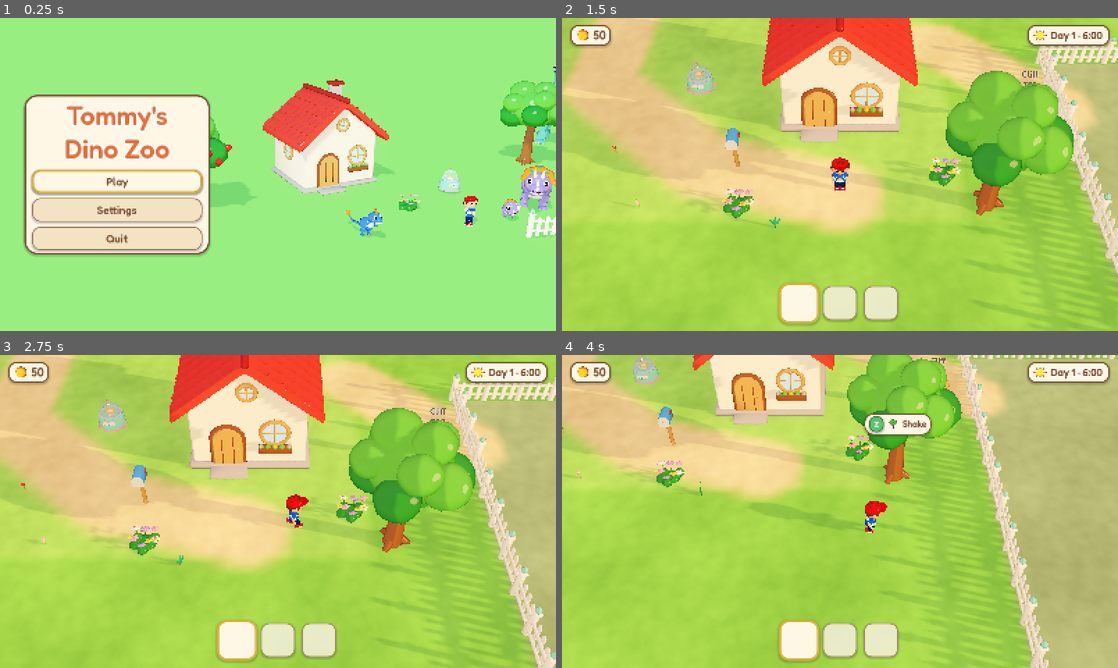
Above: before the commit, frames 1-4 (two rows, left to right).
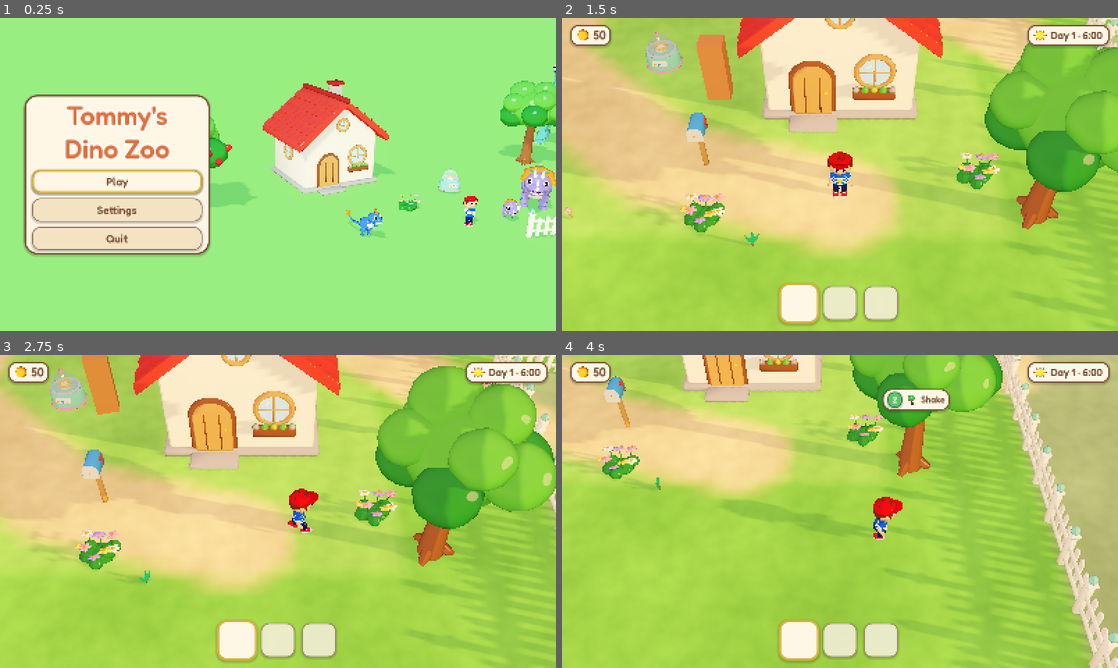
Above: after the commit, the same moments.

Repository: charliejgallo/TommysDinoZoo
Game: Godot game, scene res://scenes/title.tscn
Two runs of this game, one before a commit and one after it. Both use one fixed random seed, a clock stepped at 60 frames per second and the inputs below.
Inputs (mouse positions are in pixels of both pictures, inside the frame that each line leads up to):
- Up to frame 1 (0.25 s): no input
- Up to frame 2 (1.5 s): click "Play" at 0.5 s; click "1 · New farm" at 1.25 s
- Up to frame 3 (2.75 s): tap Enter (ui_accept) at 2, 2.27 s; move the mouse to (400, 495) at 2.02 s; hold Right (ui_right) from 2.03 s (still down); tap Z at 2.1 s; click (400, 495) at 2.17 s
- Up to frame 4 (4 s): move the mouse to (728, 527) at 2.77 s; release Right (ui_right) at 2.78 s; hold Down (ui_down) 2.78-3.53 s; tap Space at 2.85 s; tap Enter (ui_accept) at 3.02 s; move the mouse to (895, 442) at 3.52 s; hold Right (ui_right) from 3.53 s (still down); tap Keypad Enter at 3.6 s

The runs differ from the first frame. In frame 1, less than 0.1% of the frame differs, in the area x 63-100%, y 16-68%; in frame 2, 40%; in frame 3, 43%, in the area x 0-100%, y 0-100%; in frame 4, 30%.

Commit message:
Neighbours (Nat, Juampi, Juan, visiting kids) with dialogs, tips and dino facts; camera distance setting
Co-Authored-By: Claude Opus 5.5 <noreply@anthropic.com>

Diff:
--- a/game/scripts/core/game.gd
+++ b/game/scripts/core/game.gd
@@ -23,7 +23,11 @@
 	"guide_arrow": true,
 	"fullscreen": false,
 	"text_scale": 1.0,
+	"camera": 1,          # index into CAMERA_ZOOMS
 }
+
+## Camera distance presets (Settings > Camera): very close .. far
+const CAMERA_ZOOMS := [0.58, 0.75, 1.0, 1.3]
 
 var slot := 0
 var day := 1
--- a/game/scripts/ui/menus.gd
+++ b/game/scripts/ui/menus.gd
@@ -162,6 +162,8 @@
 	_stepper(vb, "set.day_length", Game.DAY_CHOICES.map(func(m): return tr("set.minutes") % m),
 		Game.DAY_CHOICES.find(int(Game.settings.day_minutes)),
 		func(i): Game.settings.day_minutes = Game.DAY_CHOICES[i])
+	_stepper(vb, "set.camera", ["set.cam_0", "set.cam_1", "set.cam_2", "set.cam_3"].map(func(k): return tr(k)),
+		int(Game.settings.camera), func(i): Game.settings.camera = i)
 	var locs := Lang.languages.keys()
 	locs.sort()
 	var cur: String = Game.settings.locale if Game.settings.locale != "" else TranslationServer.get_locale().substr(0, 2)
@@ -426,3 +428,89 @@
 		on_yes.call())
 	_button(vb, tr("menu.no"), back)
 	_focus_first(vb)
+
+# ---------------------------------------------------------------- dialog
+
+## A speech box at the bottom: the speaker's name, the text typing out, A to
+## go on; after the last line, optional choices ([label, callable]) and Bye.
+func show_dialog(speaker: String, lines: Array, choices: Array, on_close: Callable) -> void:
+	get_tree().paused = true
+	while not _stack.is_empty():
+		_stack.pop_back().queue_free()
+	var holder := Control.new()
+	holder.set_anchors_preset(Control.PRESET_FULL_RECT)
+	_root.add_child(holder)
+	_stack.append(holder)
+	var panel := PanelContainer.new()
+	panel.set_anchors_and_offsets_preset(Control.PRESET_CENTER_BOTTOM)
+	panel.offset_left = -560
+	panel.offset_right = 560
+	panel.offset_top = -330
+	panel.offset_bottom = -170
+	holder.add_child(panel)
+	var vb := VBoxContainer.new()
+	vb.add_theme_constant_override("separation", 10)
+	panel.add_child(vb)
+	var name_l := Label.new()
+	name_l.text = speaker
+	name_l.add_theme_color_override("font_color", UiTheme.ORANGE)
+	name_l.add_theme_font_size_override("font_size", 30)
+	vb.add_child(name_l)
+	var text := Label.new()
+	text.autowrap_mode = TextServer.AUTOWRAP_WORD_SMART
+	text.custom_minimum_size = Vector2(1060, 70)
+	text.add_theme_font_size_override("font_size", 30)
+	vb.add_child(text)
+	var row := HBoxContainer.new()
+	row.add_theme_constant_override("separation", 12)
+	row.alignment = BoxContainer.ALIGNMENT_END
+	vb.add_child(row)
+	var state := {"i": 0}
+	var finish := func():
+		if _stack.has(holder):
+			_stack.erase(holder)
+		holder.queue_free()
+		get_tree().paused = false
+		on_close.call()
+	var show_line := func(self_ref: Callable):
+		for c in row.get_children():
+			c.queue_free()
+		text.text = lines[state.i]
+		text.visible_ratio = 0.0
+		var tw := create_tween()
+		tw.tween_property(text, "visible_ratio", 1.0, clampf(text.text.length() * 0.02, 0.3, 1.6))
+		Sfx.play("ui_move", 0.1, -10.0)
+		var last: bool = state.i >= lines.size() - 1
+		if not last:
+			var nb := Button.new()
+			nb.text = "▶"
+			nb.custom_minimum_size = Vector2(110, 56)
+			nb.pressed.connect(func():
+				state.i += 1
+				self_ref.call(self_ref))
+			row.add_child(nb)
+			nb.grab_focus.call_deferred()
+			return
+		var first: Button = null
+		for ch in choices:
+			var b := Button.new()
+			b.text = ch[0]
+			b.custom_minimum_size = Vector2(0, 56)
+			var cb: Callable = ch[1]
+			b.pressed.connect(func():
+				Sfx.play("ui")
+				if _stack.has(holder):
+					_stack.erase(holder)
+				holder.queue_free()
+				get_tree().paused = false
+				cb.call())
+			row.add_child(b)
+			if first == null:
+				first = b
+		var bye := Button.new()
+		bye.text = tr("dlg.bye")
+		bye.custom_minimum_size = Vector2(140, 56)
+		bye.pressed.connect(finish)
+		row.add_child(bye)
+		(first if first else bye).grab_focus.call_deferred()
+	show_line.call(show_line)
--- /dev/null
+++ b/game/scripts/world/npc.gd
@@ -0,0 +1,177 @@
+class_name Npc
+extends CharacterBody3D
+## A neighbour: Doctora Nat (eggs and dino facts), Tío Juampi (tips on the
+## day's missions and a hand with things), Abuelo Juan (the shop stand) and
+## visiting kids (small requests; they leave coins when the dinos are happy).
+## They stroll between a few spots of their own during the day and go home
+## at dusk. Everything they say comes from the language files.
+
+const WALK := 1.3
+
+var id := ""              # nat, juampi, juan, kid
+var model_name := ""
+var spots: Array = []     # Vector3 places they like
+var home := Vector3.ZERO
+var model: Node3D
+var rig: AnimRig
+var _goal := Vector3.ZERO
+var _moving := false
+var _wait := 0.0
+var _facing := 0.0
+var _talking := false
+var _leaving := false
+var want := ""            # kids: the item they asked for
+var asked := false
+
+func setup(nid: String, mname: String, at: Vector3, places: Array) -> void:
+	id = nid
+	model_name = mname
+	position = at
+	home = at
+	spots = places
+
+func _ready() -> void:
+	add_to_group("npcs")
+	add_to_group("interact")
+	collision_layer = 4
+	collision_mask = 1 | 8
+	var col := CollisionShape3D.new()
+	var cap := CapsuleShape3D.new()
+	cap.radius = 0.3
+	cap.height = 1.2
+	col.shape = cap
+	col.position.y = 0.6
+	add_child(col)
+	model = Content.instance_model(model_name, Vector3(0.5, 1.4, 0.4), Color(0.9, 0.6, 0.4))
+	add_child(model)
+	rig = AnimRig.new(model)
+	_wait = randf_range(0.5, 3.0)
+
+func display_name() -> String:
+	return tr("npc." + id)
+
+func _physics_process(dt: float) -> void:
+	rig.tick()
+	if _talking:
+		rig.loop("talk")
+		return
+	if Game.hour >= 19.0 and not _leaving and id != "kid":
+		_leaving = true
+		_go(home)
+	if _moving:
+		var d := _goal - global_position
+		d.y = 0
+		if d.length() < 0.3:
+			_moving = false
+			_wait = randf_range(3.0, 8.0)
+			if _leaving and id == "kid":
+				queue_free()
+		else:
+			var want_yaw := atan2(d.x, d.z)
+			_facing = lerp_angle(_facing, want_yaw, 1.0 - exp(-8.0 * dt))
+			model.rotation.y = _facing
+			velocity = Vector3(sin(_facing), 0, cos(_facing)) * WALK
+			move_and_slide()
+			global_position.y = 0
+			rig.loop("walk", WALK / 1.6)
+			return
+	rig.loop("idle")
+	_wait -= dt
+	if _wait <= 0.0 and not _leaving and not spots.is_empty() and Dev.arg("still") == "":
+		var p: Vector3 = spots[randi() % spots.size()]
+		_go(p + Vector3(randf_range(-1.2, 1.2), 0, randf_range(-1.2, 1.2)))
+
+func _go(p: Vector3) -> void:
+	_goal = p
+	_moving = true
+
+func leave(exit: Vector3) -> void:
+	_leaving = true
+	_go(exit)
+
+func face(p: Vector3) -> void:
+	var d := p - global_position
+	if Vector2(d.x, d.z).length() > 0.05:
+		_facing = atan2(d.x, d.z)
+		model.rotation.y = _facing
+
+# ---------------------------------------------------------------- talking
+
+func interact_point() -> Vector3:
+	return global_position + Vector3(0, 0.8, 0)
+
+func interact_info(p: Player) -> Dictionary:
+	if id == "kid" and want != "" and p.held() == want:
+		return {"verb": "give_kid", "icon": "feed", "priority": 3}
+	return {"verb": "talk", "icon": "talk", "priority": 2}
+
+func interact(p: Player, info: Dictionary) -> void:
+	face(p.global_position)
+	_moving = false
+	var w := get_tree().get_first_node_in_group("world")
+	if info.verb == "give_kid":
+		p.take_held()
+		p.anim_once("give")
+		rig.once("happy")
+		var coins := 15 + randi_range(0, 3) * 5
+		Game.add_coins(coins)
+		Game.count("kid_gifts")
+		Sfx.play("coins")
+		w.toast(tr("kid.thanks") % coins, "coin")
+		want = ""
+		return
+	_talking = true
+	p.anim_once("wave")
+	var done := func():
+		_talking = false
+		_wait = 2.0
+	match id:
+		"juampi":
+			w.menus.show_dialog(display_name(), [_juampi_tip()], [
+				[tr("dlg.another_tip"), func(): w.menus.show_dialog(display_name(), [_general_tip()], [], done)],
+			], done)
+		"nat":
+			w.menus.show_dialog(display_name(), [tr("nat.hello")], [
+				[tr("dlg.buy_eggs"), func():
+					done.call()
+					w.menus.show_shop(w, p, 3)],
+				[tr("dlg.dino_fact"), func(): w.menus.show_dialog(display_name(), [_fact()], [], done)],
+			], done)
+		"juan":
+			w.menus.show_dialog(display_name(), [tr("juan.hello")], [
+				[tr("dlg.shop"), func():
+					done.call()
+					w.menus.show_shop(w, p, 0)],
+			], done)
+		"kid":
+			if want == "":
+				w.menus.show_dialog(display_name(), [tr("kid.happy")], [], done)
+			else:
+				asked = true
+				w.menus.show_dialog(display_name(), [tr("kid.want") % Content.item_name(want)], [], done)
+
+func _juampi_tip() -> String:
+	# a tip for the first unfinished mission of the day, else a general one
+	for m in Missions.today:
+		if not m.claimed and not Missions.is_done(m):
+			var key := "tip." + str(m.id)
+			if tr(key) != key:
+				return tr("juampi.about") % Missions.text(m) + "\n" + tr(key)
+	return _general_tip()
+
+func _general_tip() -> String:
+	var n := 1
+	while tr("tip.general_%d" % (n + 1)) != "tip.general_%d" % (n + 1):
+		n += 1
+	return tr("tip.general_%d" % randi_range(1, n))
+
+func _fact() -> String:
+	var w := get_tree().get_first_node_in_group("world")
+	var have := []
+	for d in w.get_tree().get_nodes_in_group("dinos"):
+		if not (d.species in have):
+			have.append(d.species)
+	if have.is_empty():
+		have = Content.dinos.keys()
+	var sp: String = have[randi() % have.size()]
+	return "%s: %s" % [Content.dino_name(sp), tr("fact." + sp)]
--- a/game/scripts/world/world.gd
+++ b/game/scripts/world/world.gd
@@ -24,6 +24,7 @@
 var _dinos_root: Node3D
 var _items_root: Node3D
 var _fences_root: Node3D
+var _npcs_root: Node3D
 var _noise_tex: NoiseTexture2D
 var _sleeping := false
 var menus: Menus
@@ -68,6 +69,7 @@
 	_dinos_root = _child("Dinos")
 	_items_root = _child("Items")
 	_fences_root = _child("Fences")
+	_npcs_root = _child("Npcs")
 	_pond_setup()
 	_build_ground()
 	_build_water()
@@ -511,6 +513,7 @@
 	_update_daylight()
 	_update_occluders(dt)
 	_update_guide(dt)
+	_update_visitors(dt)
 
 var _guide: Node3D
 var _guide_t := 0.0
@@ -580,8 +583,13 @@
 
 var cam_zoom := 1.0
 
+func _zoom_setting() -> float:
+	if Dev.arg("zoom") != "":
+		return float(Dev.arg("zoom"))
+	return Game.CAMERA_ZOOMS[clampi(int(Game.settings.camera), 0, Game.CAMERA_ZOOMS.size() - 1)]
+
 func _snap_camera() -> void:
-	cam_zoom = float(Dev.arg("zoom", "1"))
+	cam_zoom = _zoom_setting()
 	Stage.place_camera(cam, _cam_target())
 	cam.global_position = _cam_target() + Stage.cam_offset() * cam_zoom
 
@@ -596,6 +604,7 @@
 	return c
 
 func _update_camera(dt: float) -> void:
+	cam_zoom = move_toward(cam_zoom, _zoom_setting(), dt * 1.5)
 	var want := _cam_target() + Stage.cam_offset() * cam_zoom
 	cam.global_position = cam.global_position.lerp(want, 1.0 - exp(-4.0 * dt))
 
@@ -768,7 +777,66 @@
 			_refresh_plot(p)
 	return s
 
+## Neighbours come every morning; kids visit when the farm has happy dinos.
+func spawn_npcs() -> void:
+	for c in _npcs_root.get_children():
+		c.free()
+	var entry := Vector3(0, 0, 13.5)
+	var shop := _prop_pos("shop", Vector3(-5, 0, 11.5))
+	var inc := _prop_pos("incubator", Vector3(3, 0, 8))
+	var board := _prop_pos("board", Vector3(-2.6, 0, 6))
+	var juan := Npc.new()
+	juan.setup("juan", "npc_juan", shop + Vector3(0, 0, -0.55), [shop + Vector3(0, 0, -0.55)])
+	_npcs_root.add_child(juan)
+	var nat := Npc.new()
+	nat.setup("nat", "npc_nat", inc + Vector3(1.4, 0, 1.0), [inc + Vector3(1.4, 0, 1.0), Vector3(1.5, 0, -2.5), Vector3(4, 0, 4)])
+	_npcs_root.add_child(nat)
+	var juampi := Npc.new()
+	juampi.setup("juampi", "npc_juampi", board + Vector3(1.2, 0, 1.0), [board + Vector3(1.2, 0, 1.0), Vector3(-6, 0, 6.5), Vector3(-1.5, 0, -2.5)])
+	_npcs_root.add_child(juampi)
+	_kids_today = 0
+
+var _kids_today := 0
+var _kid_t := 30.0
+
+func _prop_pos(id: String, def: Vector3) -> Vector3:
+	for p in _props_root.get_children():
+		if p.id == id:
+			return p.global_position
+	return def
+
+const KID_WANTS := ["berries", "apple", "fern", "roots", "fish", "leaves"]
+const KID_MODELS := ["npc_kid_a", "npc_kid_b", "npc_kid_c"]
+
+func _update_visitors(dt: float) -> void:
+	_kid_t -= dt
+	if _kid_t > 0.0 or Game.hour > 16.0 or Game.hour < 8.0 or not Game.running:
+		return
+	_kid_t = randf_range(60.0, 140.0)
+	var happy := 0
+	for d in _dinos_root.get_children():
+		if d.mood() > 0.55:
+			happy += 1
+	if happy == 0 or _kids_today >= mini(1 + happy / 2, 4):
+		return
+	_kids_today += 1
+	var k := Npc.new()
+	var places := [Vector3(randf_range(-3, 3), 0, randf_range(-3, 2)), Vector3(randf_range(-6, 6), 0, randf_range(1, 9))]
+	k.setup("kid", KID_MODELS[randi() % KID_MODELS.size()], Vector3(randf_range(-1, 1), 0, 13.5), places)
+	k.want = KID_WANTS[randi() % KID_WANTS.size()] if randf() < 0.7 else ""
+	_npcs_root.add_child(k)
+	toast(tr("toast.visitor"), "heart")
+	# they leave after a while, dropping coins in the piggy bank by the gate
+	get_tree().create_timer(randf_range(150.0, 260.0), false).timeout.connect(func():
+		if is_instance_valid(k):
+			var tip := 5 + happy * 3
+			Game.add_coins(tip)
+			toast(tr("toast.visitor_tip") % tip, "coin")
+			k.leave(Vector3(0, 0, 14.5)))
+
 func _morning() -> void:
+	spawn_npcs()
+	_ensure_missions()
 	for d in _dinos_root.get_children():
 		if d.has_meta("unnamed"):
 			d.remove_meta("unnamed")
@@ -831,7 +899,9 @@
 		spawn_dino(dd)
 	for e in d.items:
 		spawn_item(e[0], Vector3(e[1], 0, e[2]))
+	spawn_npcs()
 	var ps: Array = d.get("players", [])
+	_ensure_missions.call_deferred()
 	for i in min(ps.size(), players.size()):
 		players[i].slots.assign(ps[i].slots)
 		players[i].active = int(ps[i].active)
Binary file changed: game/assets/models/brachio_adult.glb
Binary file added: game/assets/models/brachio_baby.glb
Not shown, added: game/assets/models/brachio_baby.glb.import
Binary file added: game/assets/models/brachio_juv.glb
Not shown, added: game/assets/models/brachio_juv.glb.import
Binary file changed: game/assets/models/egg_trike.glb
Binary file added: game/assets/models/icon_talk.glb
Not shown, added: game/assets/models/icon_talk.glb.import
Binary file changed: game/assets/models/raptor_adult.glb
Binary file added: game/assets/models/raptor_baby.glb
Not shown, added: game/assets/models/raptor_baby.glb.import
Binary file added: game/assets/models/raptor_juv.glb
(and 17 more such lines)
